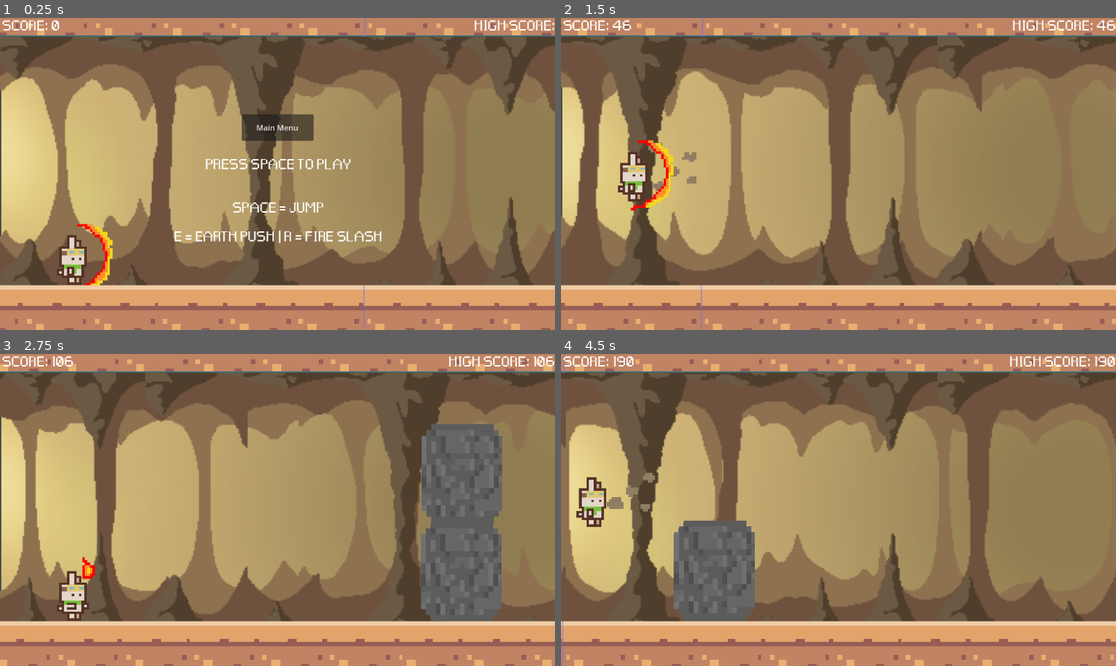
Above: before the commit, frames 1-4 (two rows, left to right).
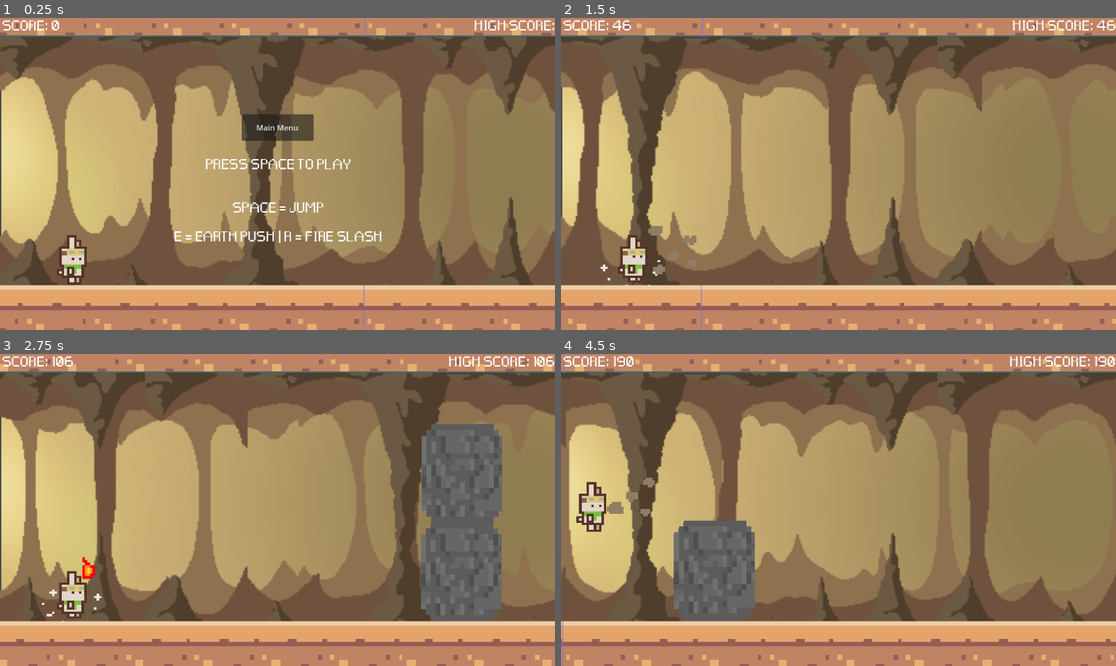
Above: after the commit, the same moments.

Repository: maryandrearv/the-elemental-path
Game: Godot game, scene res://scenes/main.tscn
The game is run twice, just before and just after one commit, with the same random seed, the same clock (stepped at 60 frames per second) and the same inputs.
Inputs:
- Up to frame 1 (0.25 s): no input
- Up to frame 2 (1.5 s): tap Space at 0.5 s; hold Q (air) 0.53-1.28 s; tap Enter (ui_accept) at 0.77 s; tap E (earth) at 1.35 s
- Up to frame 3 (2.75 s): tap Enter (ui_accept) at 1.52 s; tap R (fire) at 2.1 s
- Up to frame 4 (4.5 s): tap W (water) at 2.85 s; tap Enter (ui_accept) at 3.02, 3.77 s; hold Q (air) 3.53-4.28 s; tap E (earth) at 4.35 s

The runs differ from the first frame. In frame 1, 0.4% of the frame differs, in the area x 13-21%, y 65-86%; in frame 2, 1.9%, in the area x 7-25%, y 39-86%; in frame 3, 0.2%; in frame 4, 0.8%.

Commit message:
small changes to jump and gravity integers

Diff:
--- a/runner/echo.gd
+++ b/runner/echo.gd
@@ -18,8 +18,8 @@
 
 const ANIMATION_DURATION: float = 1.0
 
-var GRAVITY : int = 4200
-const JUMP_SPEED : int = -2000
+var GRAVITY : int = 3000
+const JUMP_SPEED : int = -1200
 
 
 func _on_ready():
--- a/runner/scenes/Echo.tscn
+++ b/runner/scenes/Echo.tscn
@@ -211,7 +211,7 @@
 position = Vector2(4, 40.75)
 scale = Vector2(5.15625, 4.67188)
 sprite_frames = SubResource("SpriteFrames_k886e")
-animation = &"cast"
+animation = &"run"
 
 [node name="RunCol" type="CollisionShape2D" parent="."]
 position = Vector2(2, 40)
@@ -237,6 +237,7 @@
 frame_progress = 0.476749
 
 [node name="Fire" type="AnimatedSprite2D" parent="."]
+visible = false
 texture_filter = 1
 position = Vector2(47, 44)
 scale = Vector2(5.25, 5.59375)
